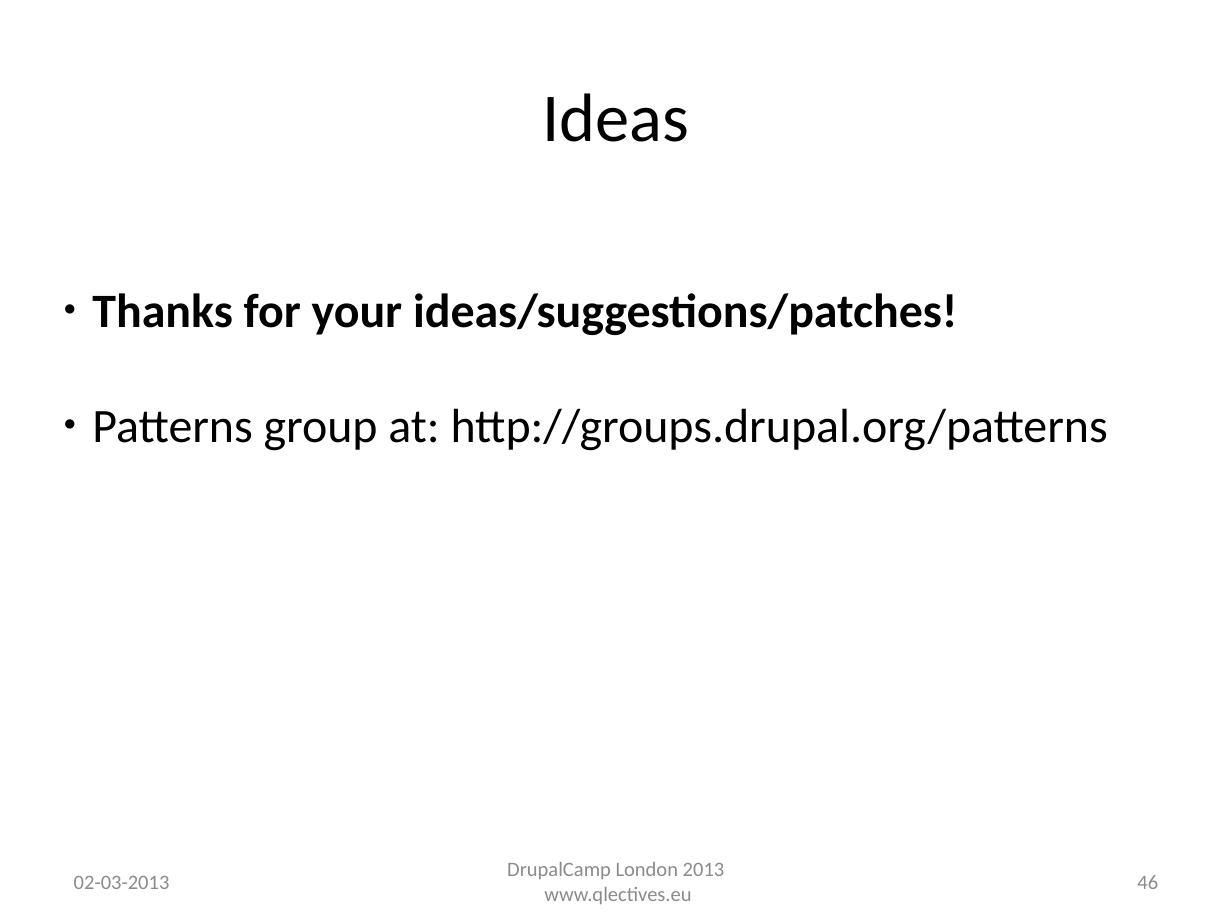
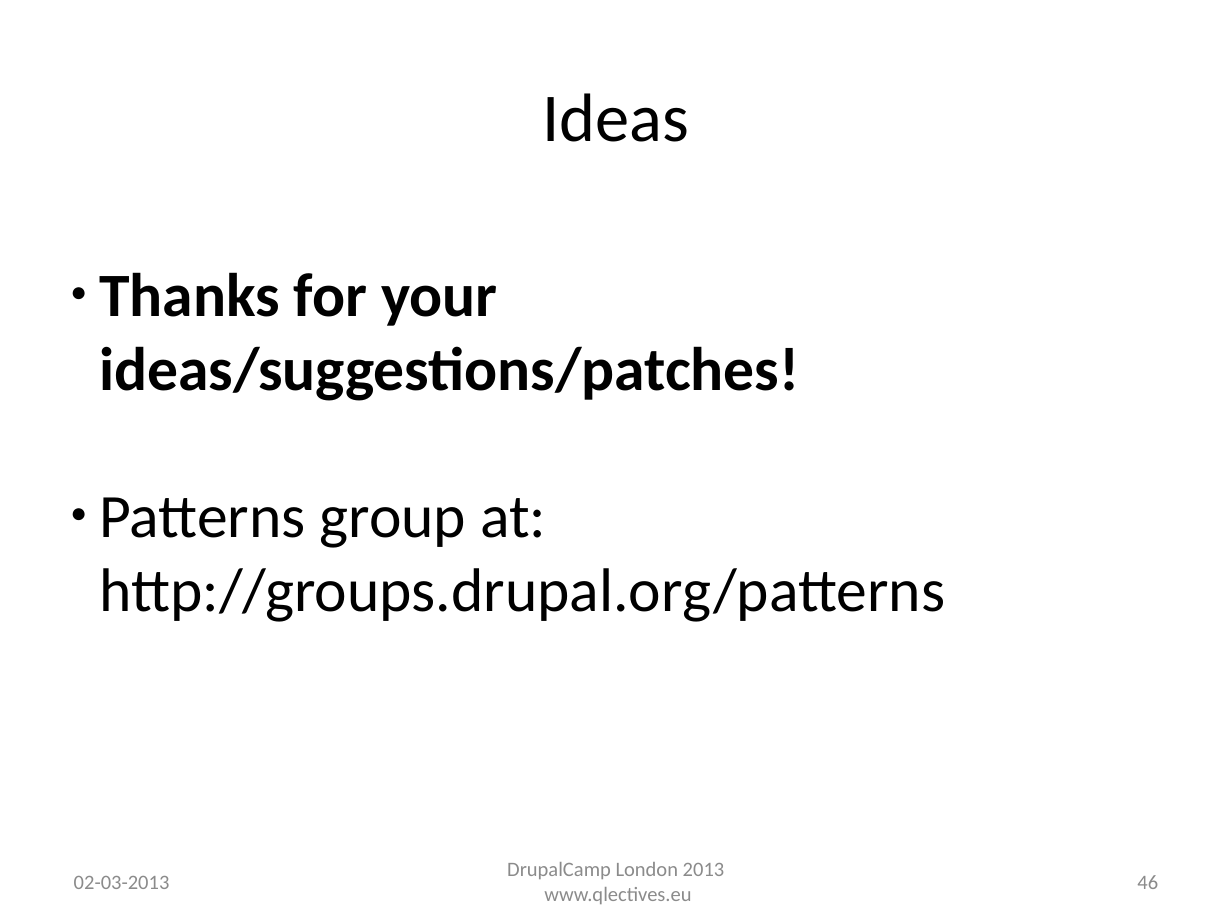
Before and after one commit to QScience/dc-slides, a slide deck: slide 46 of dclondon2013/patterns_dclondon2013.odp. Drawn at 1232x924 pixels with LibreOffice and Linux fonts; fonts in the diff are those of the drawing; background and template pictures are left out. Boxes give left, top, right and bottom in pixels: in the first picture for what was removed or moved away, otherwise in the second. Text is boxed around its words. In the diff, an @@ line names an element or a change of style, - is before the commit and + after.

```diff
--- a/dclondon2013/patterns_dclondon2013.odp
+++ b/dclondon2013/patterns_dclondon2013.odp
@@ text "Thanks for your ideas/suggestions/patches!": place and size @@
-text "Thanks for your ideas/suggestions/patches!" at [92,293,1108,451]
+text "Thanks for your ideas/suggestions/patches!" at [99,272,945,622]
@@ text "Thanks for your ideas/suggestions/patches!" at [99,272,945,622]: size 28 to 36 pt @@
```
Also in this commit, not shown: 2 other slides changed, 1 other file.
